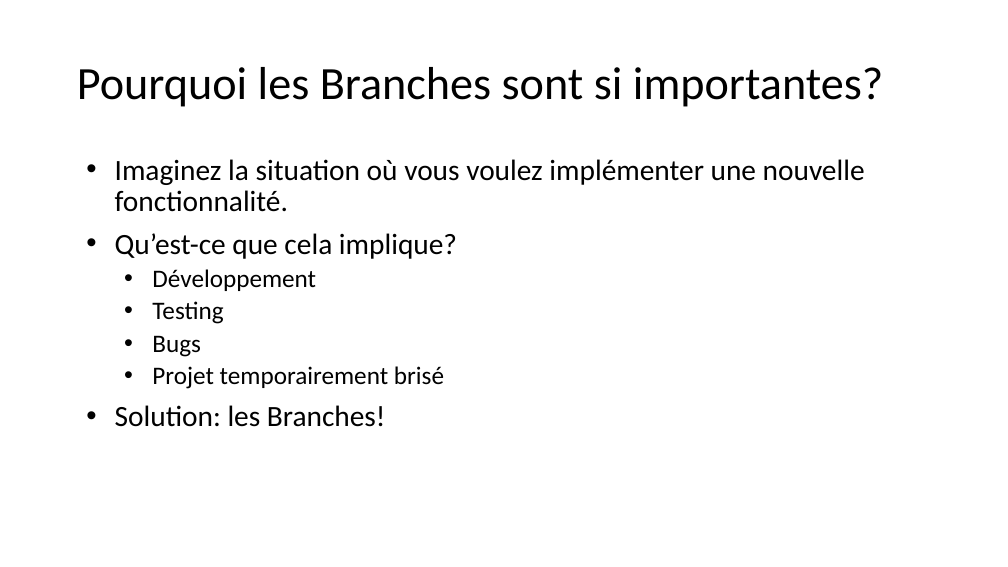
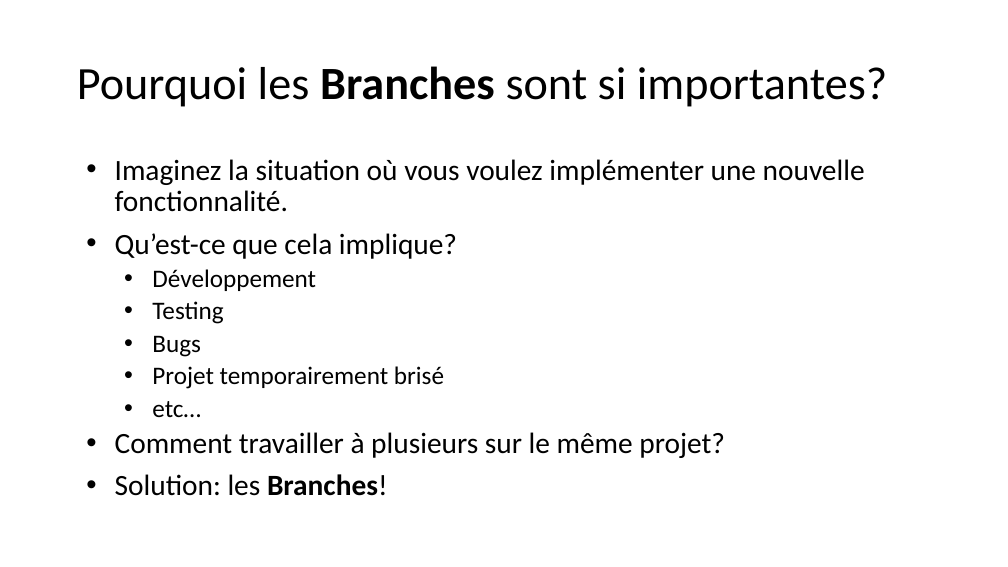
Before and after one commit to PolyCortex/Tuto-Git, a slide deck: slide 12 of Git-Tutorial-Good.pptx. Drawn at 1008x567 pixels with LibreOffice and Linux fonts; fonts in the diff are those of the drawing. Boxes give left, top, right and bottom in pixels: in the first picture for what was removed or moved away, otherwise in the second. Text is boxed around its words. In the diff, an @@ line names an element or a change of style, - is before the commit and + after.

```diff
--- a/Git-Tutorial-Good.pptx
+++ b/Git-Tutorial-Good.pptx
@@ title "Pourquoi les Branches sont si ..." at box(77, 66, 887, 107): bold on in "Branches" @@
@@ text at box(115, 401, 725, 458): paragraphs added @@
+  • etc…
+• Comment travailler à plusieurs sur le même projet?
@@ text at box(115, 474, 388, 496): bold on in "Branches!" @@
```
Also in this commit, not shown: 11 other slides changed, 1 other file.
